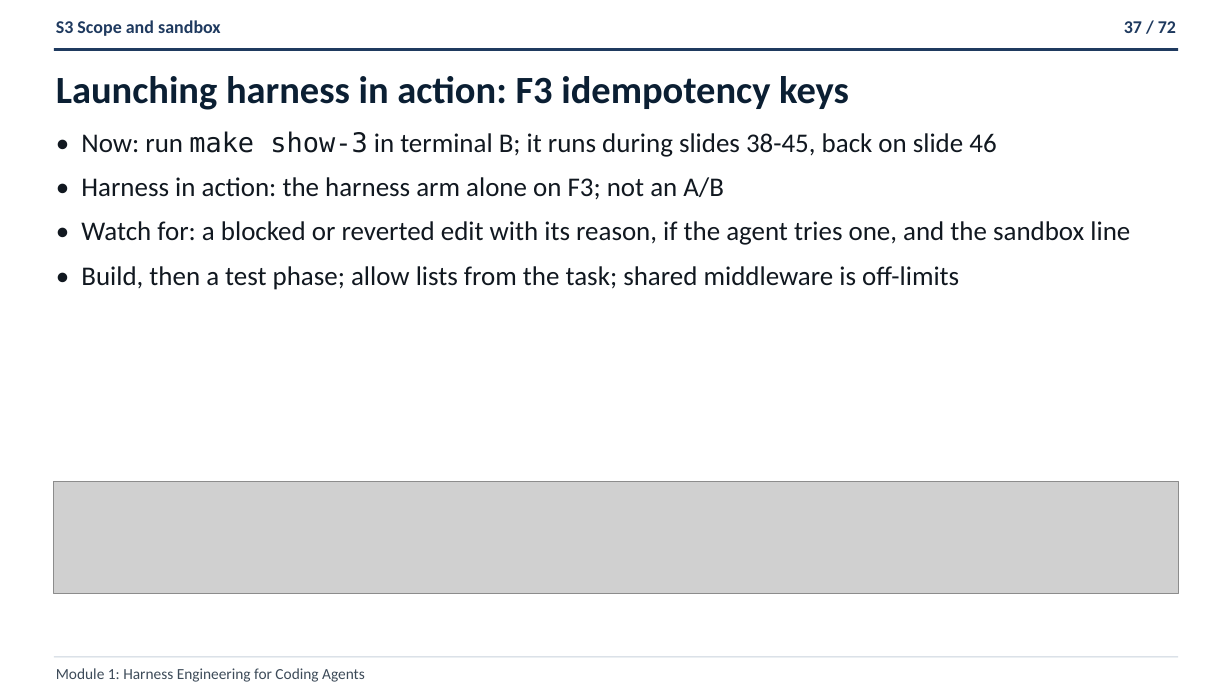
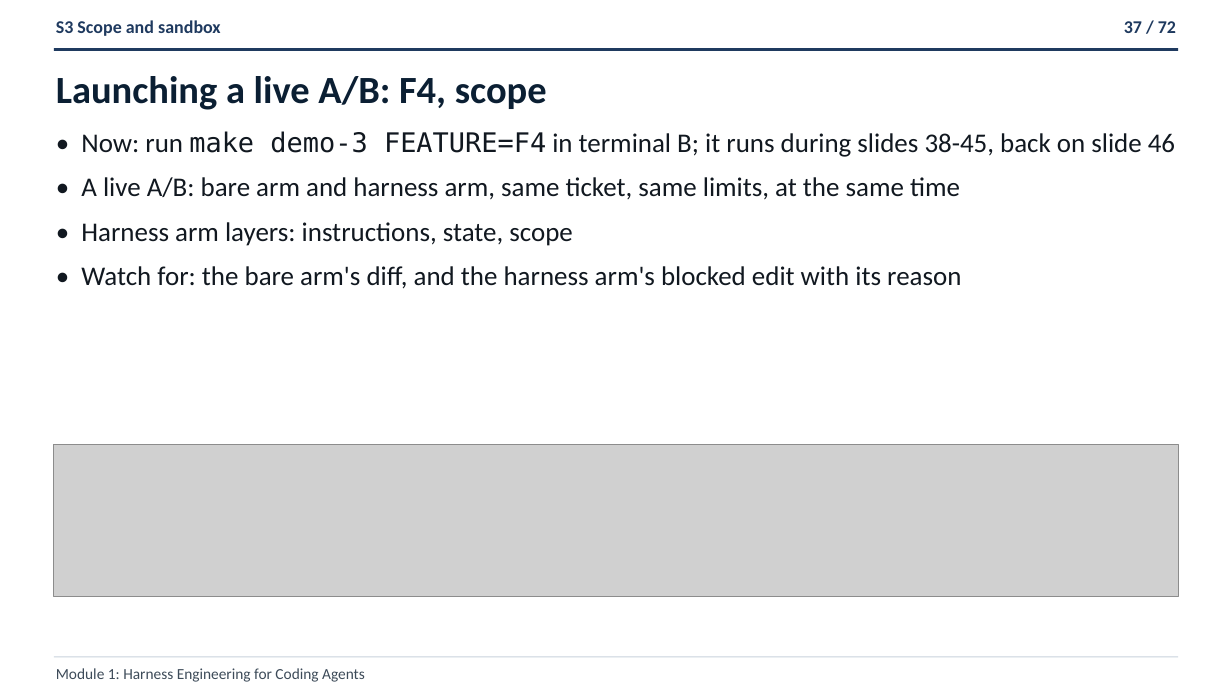
Before and after one commit to ANI-IN/shipharness-dev, a slide deck: slide 37 of slides/deck.pptx. Drawn at 1232x693 pixels with LibreOffice and Linux fonts; fonts in the diff are those of the drawing; grey boxes stand for pictures. Boxes give left, top, right and bottom in pixels: in the first picture for what was removed or moved away, otherwise in the second. Text is boxed around its words. In the diff, an @@ line names an element or a change of style, - is before the commit and + after.

```diff
--- a/slides/deck.pptx
+++ b/slides/deck.pptx
@@ text at <box>56,76,547,110</box>: text changed @@
-Launching harness in action: F3 idempotency keys
+Launching a live A/B: F4, scope
@@ text at <box>81,131,1175,289</box>: text changed @@
-• Now: run make show-3 in terminal B; it runs during slides 38-45, back on slide 46
-• Harness in action: the harness arm alone on F3; not an A/B
-• Watch for: a blocked or reverted edit with its reason, if the agent tries one, and the sandbox line
-• Build, then a test phase; allow lists from the task; shared middleware is off-limits
+• Now: run make demo-3 FEATURE=F4 in terminal B; it runs during slides 38-45, back on slide 46
+• A live A/B: bare arm and harness arm, same ticket, same limits, at the same time
+• Harness arm layers: instructions, state, scope
+• Watch for: the bare arm's diff, and the harness arm's blocked edit with its reason
@@ picture: place and size @@
-picture at <box>54,482,1178,592</box>
+picture at <box>54,445,1178,597</box>
```
Also in this commit, not shown: 67 other slides changed, 12 other files.
